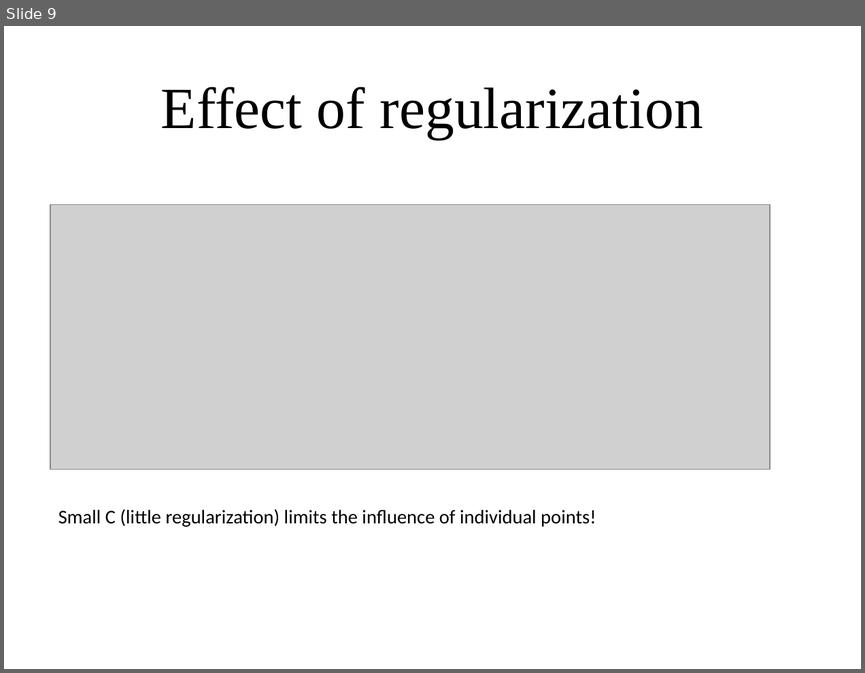
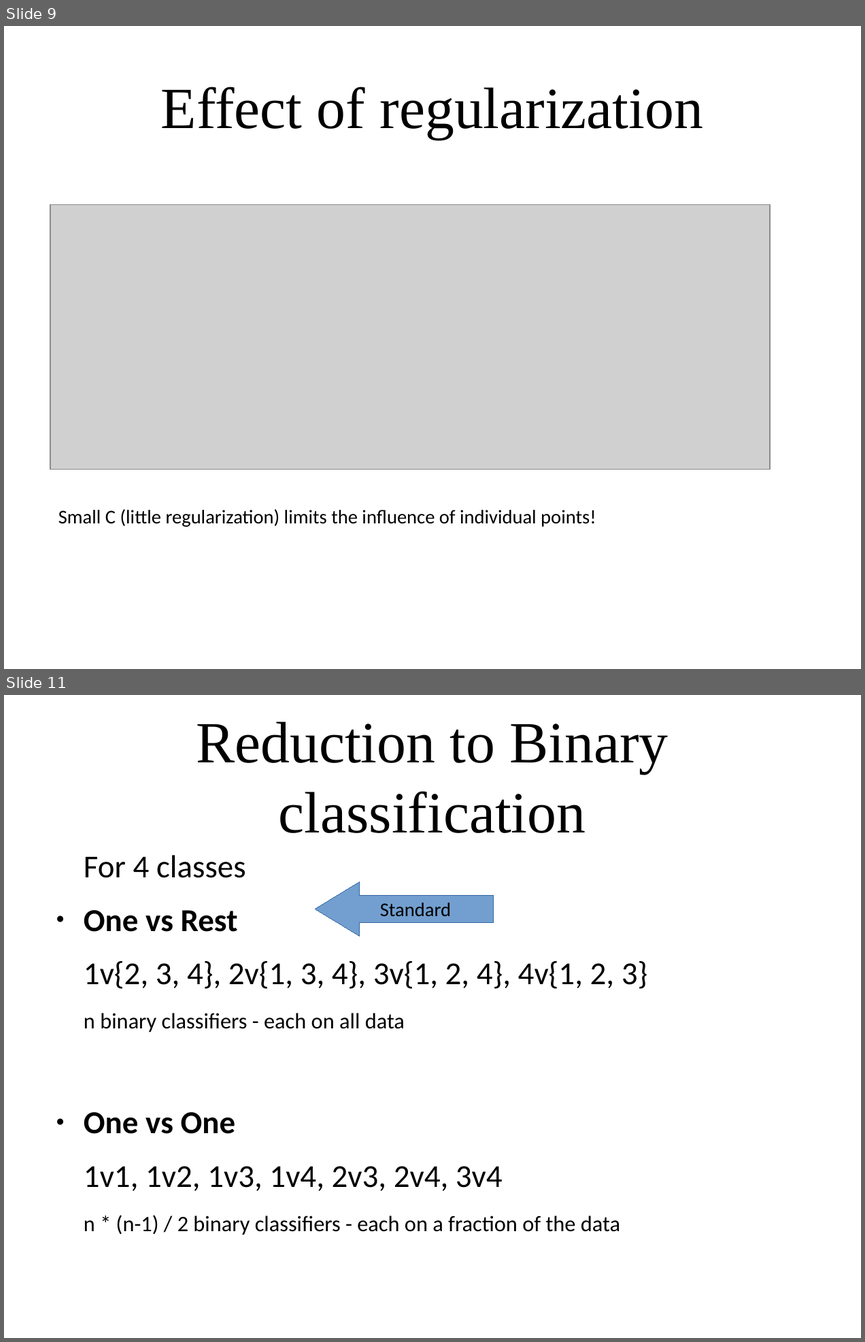
Before and after one commit to amueller/applied_ml_spring_2017, a slide deck: slides/aml-06-020617.odp. Shown one above the other, each under a label of ours: slide 9 before the commit, slides 9 and 11 after it; the slides between them are not shown. The pictures are 865x673 and 865x1342 pixels, drawn with LibreOffice and Linux fonts; fonts in the diff are those of the drawing; grey boxes stand for pictures. Boxes give left, top, right and bottom in pixels: in the first picture for what was removed or moved away, otherwise in the second. Text is boxed around its words. In the diff, an @@ line names an element or a change of style, - is before the commit and + after.

```diff
--- a/slides/aml-06-020617.odp
+++ b/slides/aml-06-020617.odp
@@ slide 11 added at bbox=[4, 695, 861, 1338], background #FFFFFF @@
@@ title added at bbox=[196, 722, 668, 833], 54 pt, text #000000 @@
+Reduction to Binary classification
@@ text added at bbox=[84, 855, 648, 1235], 29.6 pt, text #000000 @@
+For 4 classes
+● One vs Rest
+1v{2, 3, 4}, 2v{1, 3, 4}, 3v{1, 2, 4}, 4v{1, 2, 3}
+n binary classifiers - each on all data
+● One vs One
+1v1, 1v2, 1v3, 1v4, 2v3, 2v4, 3v4
+n * (n-1) / 2 binary classifiers - each on a fraction of the data
@@ left arrow added at bbox=[315, 881, 494, 936], fill #729FCF, outline #3465A4 0 pt, 18 pt, text #000000 @@
+Standard
```
Also in this commit, not shown: 1 slide changed, 9 other slides added, 1 slide removed, 1 other file.
